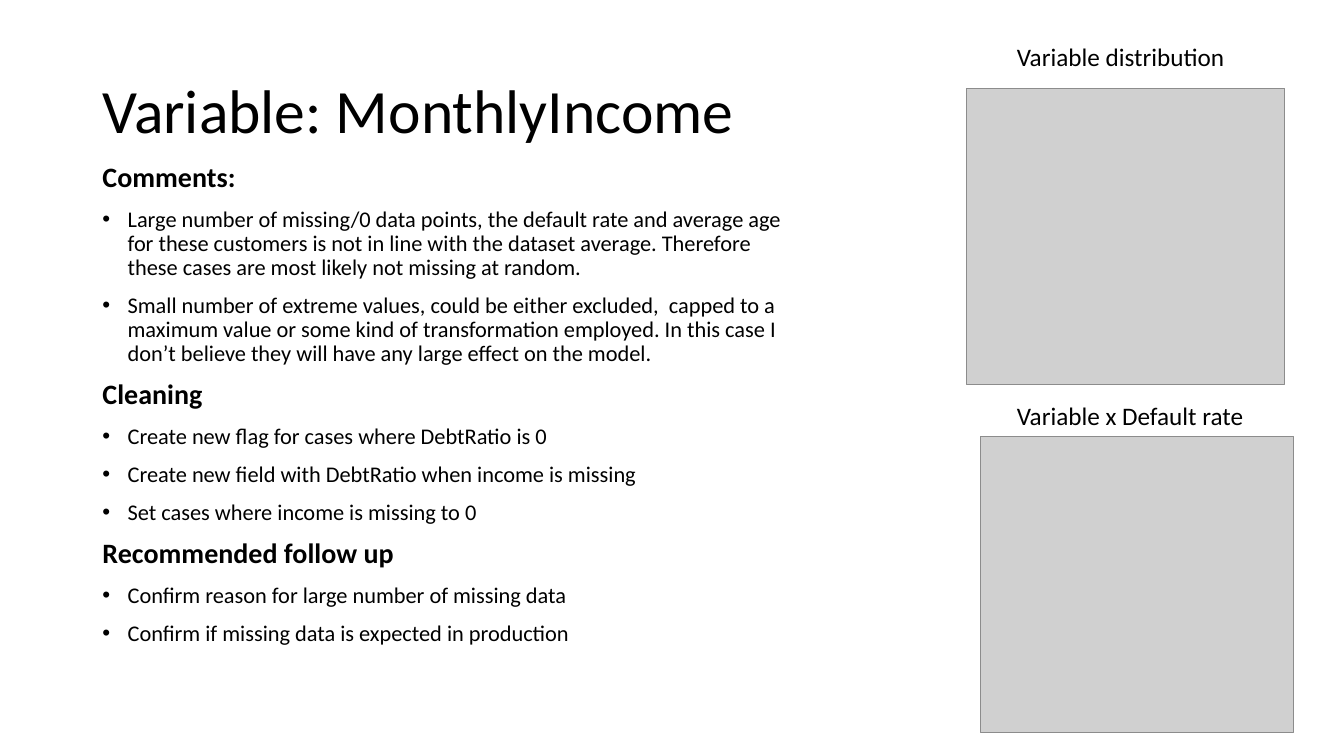
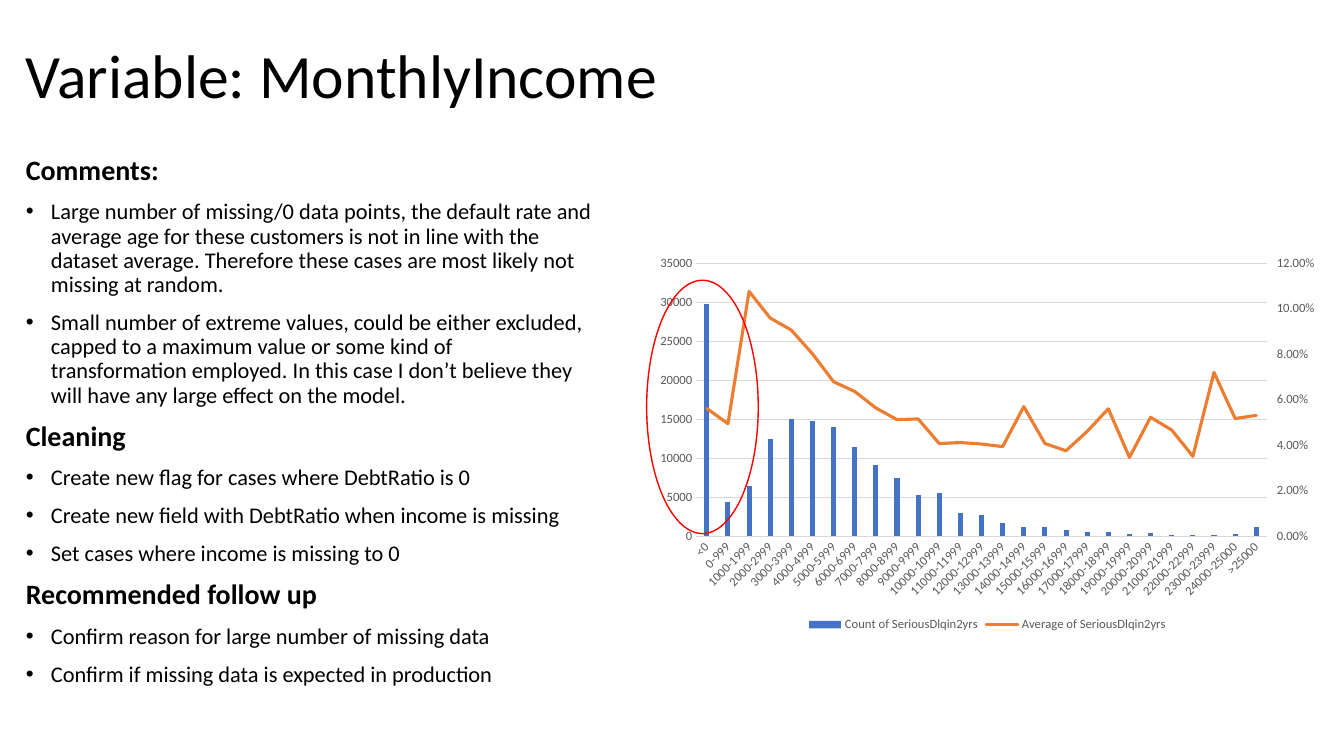
Before and after one commit to matthewjones-perth/givemesomecredit, a slide deck: slide 10 of Paidy Dataset Exercise.pptm. Drawn at 1344x756 pixels with LibreOffice and Linux fonts; fonts in the diff are those of the drawing; grey boxes stand for pictures. Boxes give left, top, right and bottom in pixels: in the first picture for what was removed or moved away, otherwise in the second. Text is boxed around its words. In the diff, an @@ line names an element or a change of style, - is before the commit and + after.

```diff
--- a/Paidy Dataset Exercise.pptm
+++ b/Paidy Dataset Exercise.pptm
@@ title "Variable: MonthlyIncome" moved from (x1=102, y1=90, x2=733, y2=143) to (x1=26, y1=55, x2=656, y2=108) @@
@@ text removed at (x1=1017, y1=48, x2=1224, y2=67) @@
-Variable distribution
@@ picture removed at (x1=967, y1=88, x2=1286, y2=384) @@
@@ text "Comments:" rewrapped from (x1=102, y1=168, x2=780, y2=645) to (x1=26, y1=161, x2=591, y2=686) @@
@@ column chart added at (x1=647, y1=248, x2=1329, y2=636) @@
+categories: <0, 0-999, 1000-1999, 2000-2999, 3000-3999, 4000-4999, 5000-5999, 6000-6999, 7000-7999, 8000-8999, 9000-9999, 10000-10999, 11000-11999, 12000-12999, 13000-13999, 14000-14999, 15000-15999, 16000-16999, 17000-17999, 18000-18999, 19000-19999, 20000-20999, 21000-21999, 22000-22999, 23000-23999, 24000-25000, >25000
+Count of SeriousDlqin2yrs: 29700, 4400, 6500, 12400, 15000, 14800, 14000, 11400, 9100, 7500, 5300, 5600, 2900, 2700, 1700, 1200, 1200, 800, 600, 500, 300, 400, 200, 200, 100, 200, 1200
+Average of SeriousDlqin2yrs: 0.056, 0.049, 0.108, 0.096, 0.091, 0.08, 0.068, 0.064, 0.056, 0.051, 0.052, 0.041, 0.041, 0.04, 0.039, 0.057, 0.041, 0.038, 0.046, 0.056, 0.035, 0.052, 0.047, 0.035, 0.072, 0.052, 0.053
@@ ellipse added at (x1=647, y1=280, x2=759, y2=533), outline #FF0000 1 pt @@
@@ text removed at (x1=1017, y1=407, x2=1243, y2=426) @@
-Variable x Default rate
@@ picture removed at (x1=981, y1=437, x2=1295, y2=733) @@
```
Also in this commit, not shown: 11 other slides changed, 2 other files.
